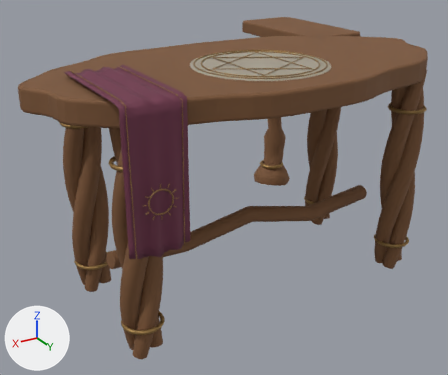
Renders of the FBX model unity/GloomhavenVR.Assets/Assets/Bundle/TownServices/Furniture/enchantress.fbx from each side of a commit.
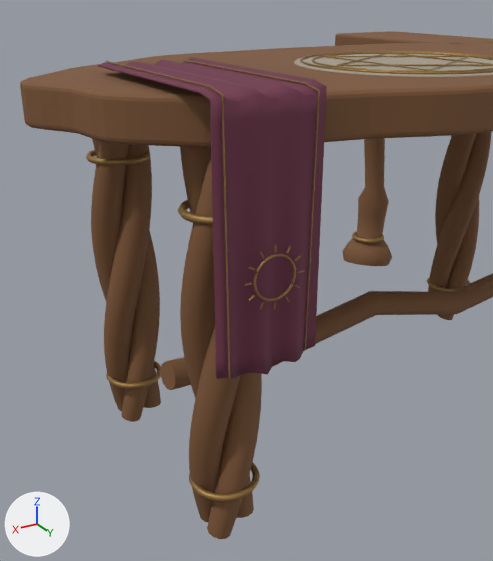
Each version appears first whole from a 50 mm camera at (1.34, 2.015, 1.46) aimed at (0.011, -0.2, 0.352), and next in a close-up from a 50 mm camera at (1.212, 1.323, 1.123) aimed at (0.558, 0.233, 0.579). The lights are fixed; the arrows at lower left show +X, +Y and +Z. The older version's two pictures come first. Where no turn or scale is listed for an object, it has been applied to the vertices. Vertices at exactly the same position are counted once.

Objects in the first close-up: 'ClothRunner_-60_AltarCloth', 'GroundSupport00_Twisted root support_DarkWood', 'GroundSupport01_Twisted root support.001_DarkWood', 'GroundSupport02_Twisted root support.002_DarkWood', 'GroundSupport03_Twisted root support.003_DarkWood', 'GroundSupport04_Twisted root support.004_DarkWood', 'GroundSupport05_Twisted root support.005_DarkWood', 'GroundSupport10_Twisted root support.010_DarkWood', 'GroundSupport12_Hand turned support_DarkWood', 'enchantress_Brass', 'enchantress_DarkWood', 'enchantress_PaleStone' and 3 more.
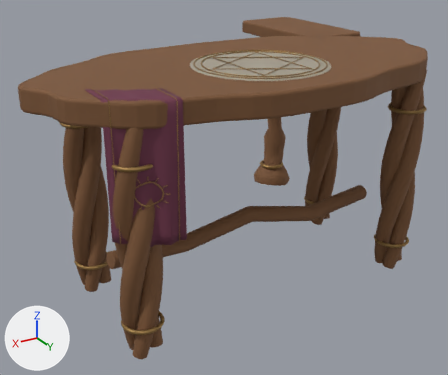
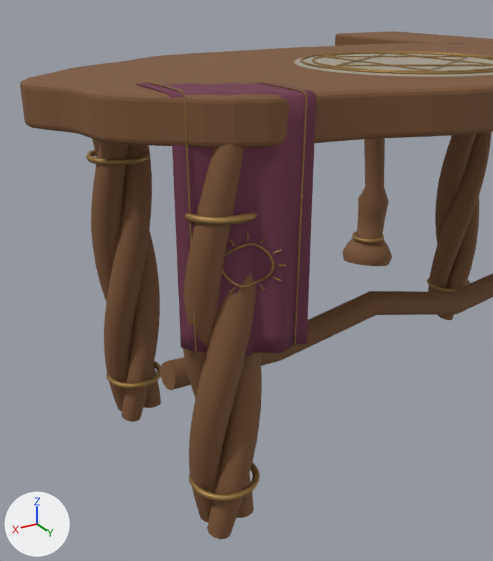
What differs and where, as boxes [x1, y1, x2, y2] in the close-ups (493 x 561 px):
'ClothRunner_-60_AltarCloth', reshaped (21% narrower, 15% shorter)
    before: [98, 57, 327, 379]
    after: [136, 82, 316, 357]

What changed in the scene script:
```text
Change me_clothrunner__60_altarcloth:
    used by ob_clothrunner__60_altarcloth; location = (0.0, 0.0, 0.0)
    remove me_clothrunner__60_altarcloth.from_pydata(...)  # 650 vertices, 648 faces; spans x 0.488..0.71, y -0.12..0.392, z 0.447..0.978
    add me_clothrunner__60_altarcloth.from_pydata(...)  # 650 vertices, 648 faces; spans x 0.488..0.71, y 0.085..0.352, z 0.448..0.959
    me_clothrunner__60_altarcloth part 1: 650 of 650 vertices moved; they spanned x 0.488..0.71, y -0.12..0.392, z 0.447..0.978 and now span x 0.488..0.71, y 0.085..0.352, z 0.448..0.959; mean shift (0.0, 0.002, -0.011)
```
